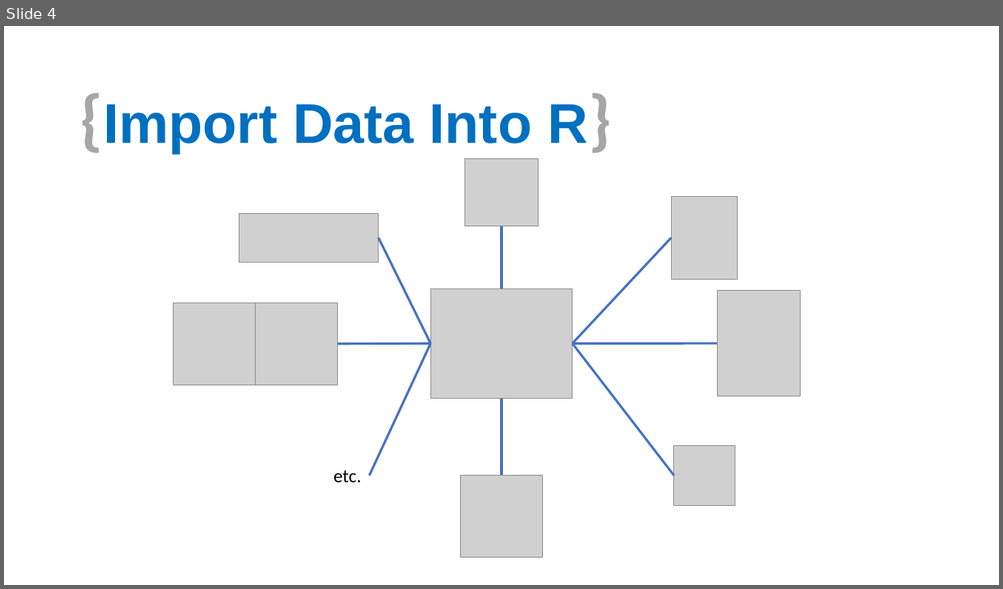
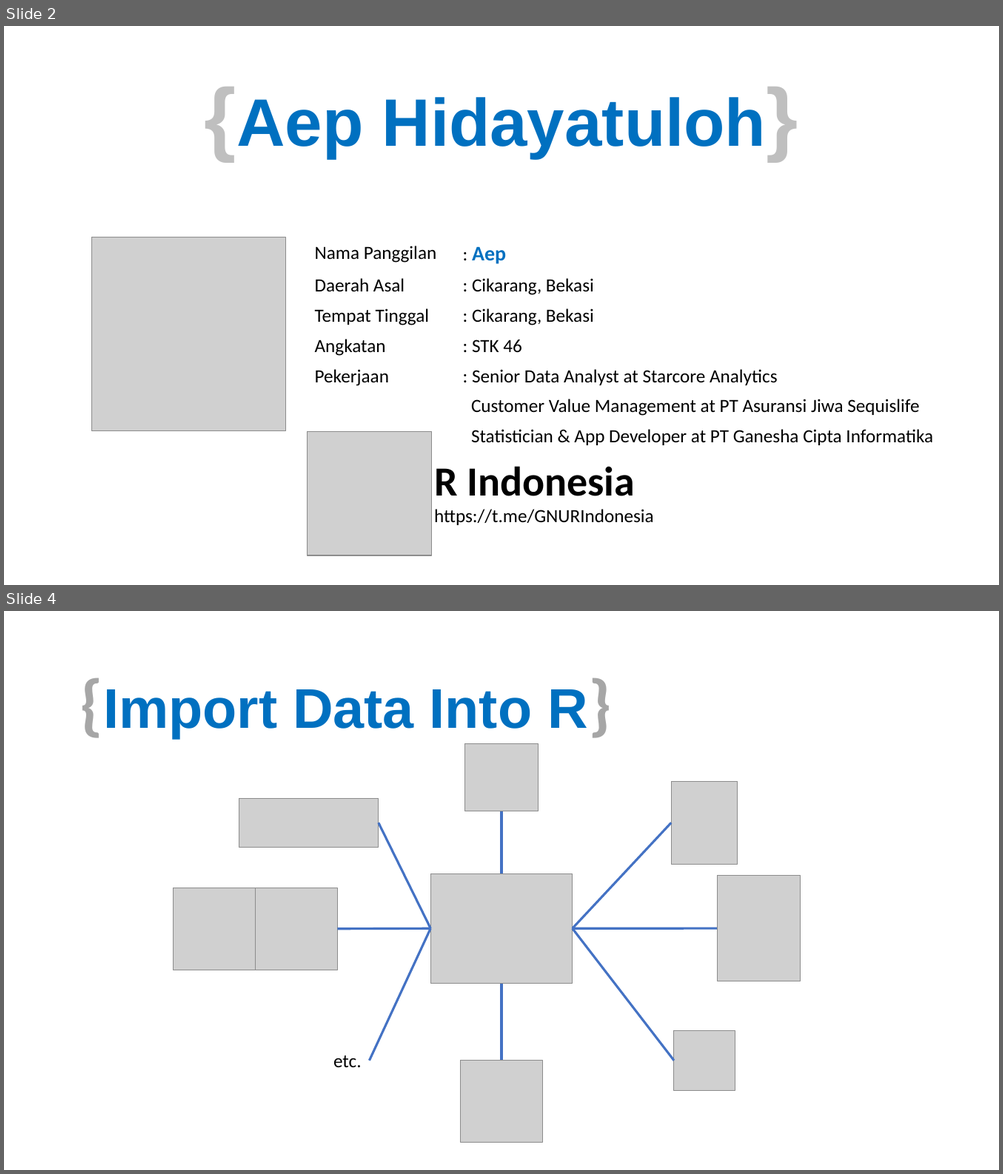
Before and after one commit to aephidayatuloh/basic_r_json, a slide deck: Introduction To R & JSON.pptx. Shown one above the other, each under a label of ours: slide 4 before the commit, slides 2 and 4 after it; the slides between them are not shown. The pictures are 1003x589 and 1003x1174 pixels, drawn with LibreOffice and Linux fonts; fonts in the diff are those of the drawing; grey boxes stand for pictures; background and template pictures are left out. Boxes give left, top, right and bottom in pixels: in the first picture for what was removed or moved away, otherwise in the second. Text is boxed around its words. In the diff, an @@ line names an element or a change of style, - is before the commit and + after.

```diff
--- a/Introduction To R & JSON.pptx
+++ b/Introduction To R & JSON.pptx
@@ slide 2 added at box(4, 26, 999, 585), background #FFFFFF @@
@@ title added at box(236, 97, 766, 158), 64.8 pt, text #0070C0, bold @@
+{Aep Hidayatuloh}
@@ picture added at box(91, 238, 285, 432) @@
@@ table added at box(307, 238, 970, 512), 9 rows, 2 columns @@
+Nama Panggilan | : Aep
+Daerah Asal | : Cikarang, Bekasi
+Tempat Tinggal | : Cikarang, Bekasi
+Angkatan | : STK 46
+Pekerjaan | : Senior Data Analyst at Starcore Analytics
+ | Customer Value Management at PT Asuransi Jiwa Sequislife
+ | Statistician & App Developer at PT Ganesha Cipta Informatika
+ | 
+ | 
@@ picture added at box(307, 432, 432, 557) @@
@@ text added at box(434, 466, 654, 526), 18 pt, text #000000 @@
+R Indonesia
+https://t.me/GNURIndonesia
```
Also in this commit, not shown: 8 slides changed, 5 other slides added, 4 slides removed.
